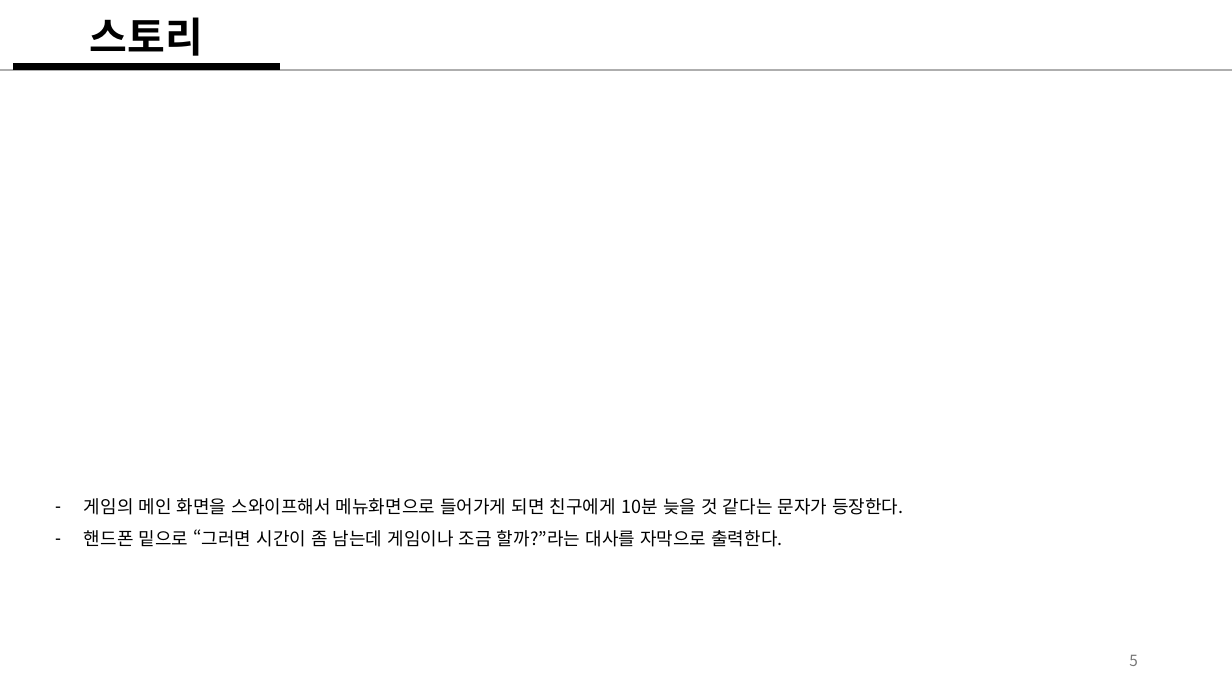
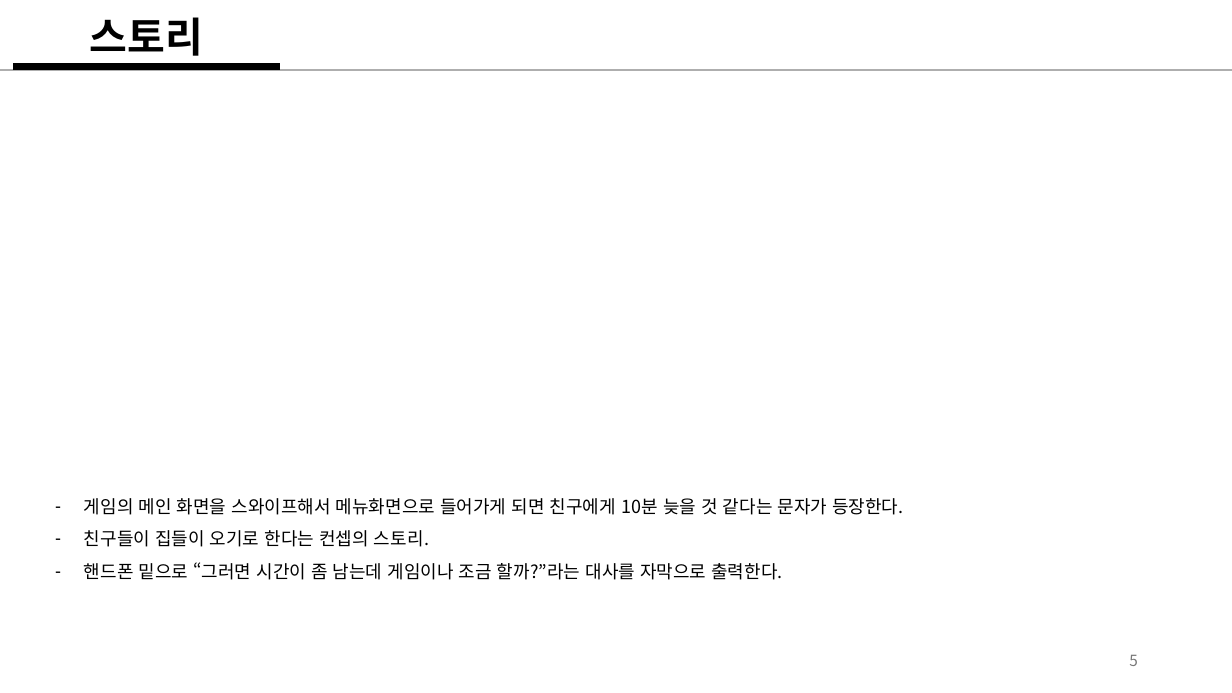
Before and after one commit to weariness00/Mandle_10Minute_Game, a slide deck: slide 5 of document/Please Leave me alone!.pptx. Drawn at 1232x693 pixels with LibreOffice and Linux fonts; fonts in the diff are those of the drawing. Boxes give left, top, right and bottom in pixels: in the first picture for what was removed or moved away, otherwise in the second. Text is boxed around its words. In the diff, an @@ line names an element or a change of style, - is before the commit and + after.

```diff
--- a/document/Please Leave me alone!.pptx
+++ b/document/Please Leave me alone!.pptx
@@ text at [84,530,429,547]: paragraph added @@
+– 친구들이 집들이 오기로 한다는 컨셉의 스토리.
```
Also in this commit, not shown: 1 other slide changed, 5 other files.
